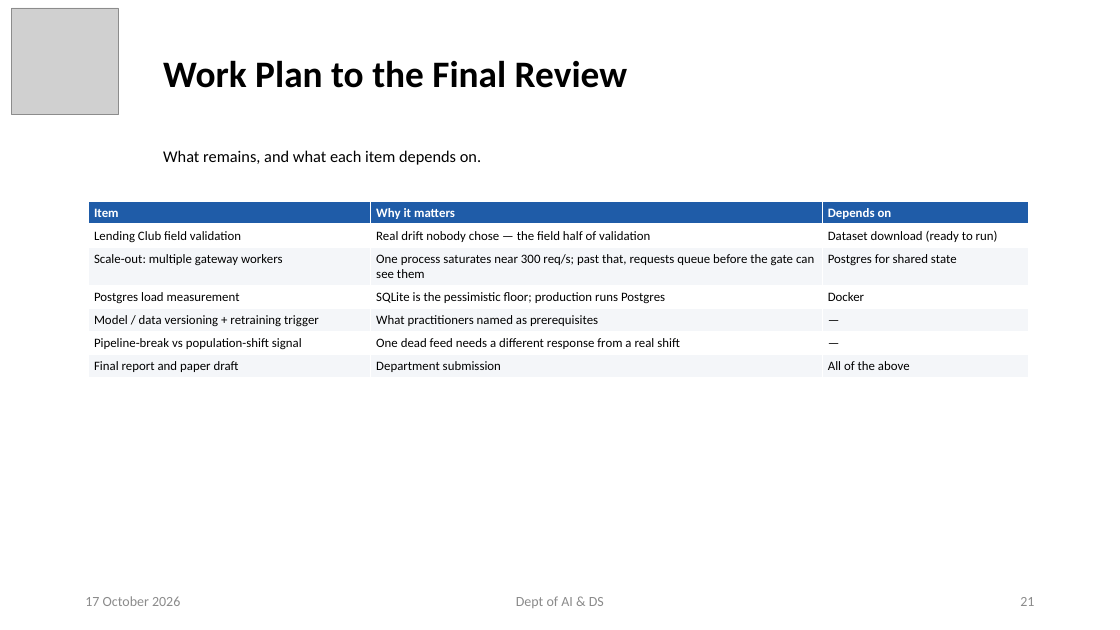
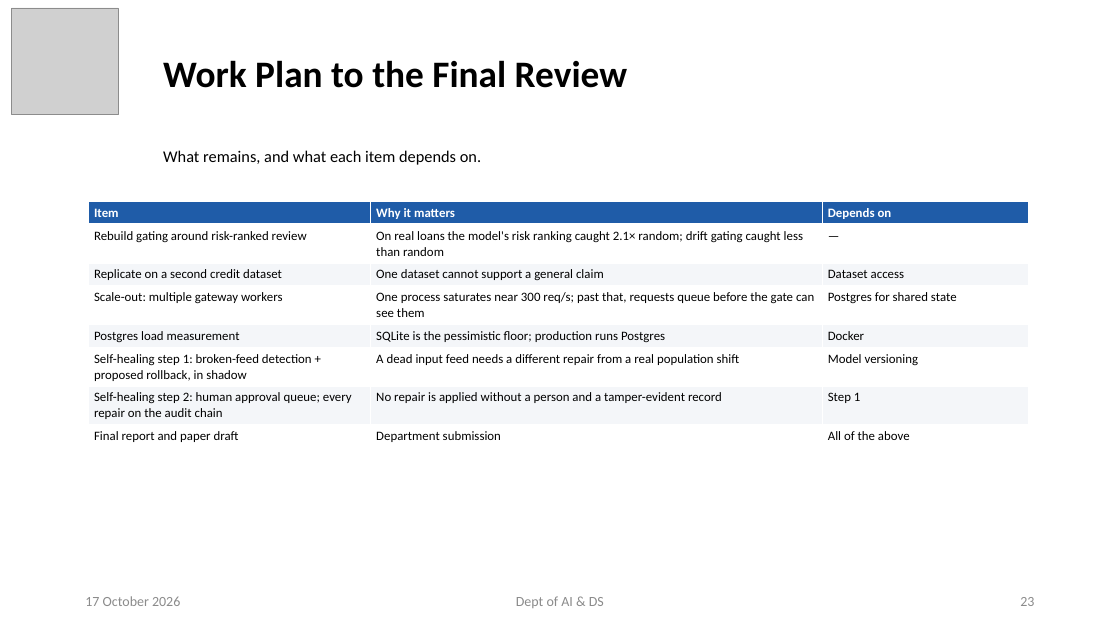
Before and after one commit to ayushpandey0201/custos, a slide deck: slide 23 of docs/presentations/Custos_Phase2_Review2.pptx (slide 21 before the commit). Drawn at 1120x630 pixels with LibreOffice and Linux fonts; fonts in the diff are those of the drawing; grey boxes stand for pictures. Boxes give left, top, right and bottom in pixels: in the first picture for what was removed or moved away, otherwise in the second. Text is boxed around its words. In the diff, an @@ line names an element or a change of style, - is before the commit and + after.

```diff
--- a/docs/presentations/Custos_Phase2_Review2.pptx
+++ b/docs/presentations/Custos_Phase2_Review2.pptx
@@ table at box(88, 202, 1029, 446) @@
-row 2: Lending Club field validation | Real drift nobody chose — the field half of validation | Dataset download (ready to run)
+row 2: Rebuild gating around risk-ranked review | On real loans the model's risk ranking caught 2.1× random; drift gating caught less than random | —
+row 3: Replicate on a second credit dataset | One dataset cannot support a general claim | Dataset access
-row 5: Model / data versioning + retraining trigger | What practitioners named as prerequisites | —
+row 6: Self-healing step 1: broken-feed detection + proposed rollback, in shadow | A dead input feed needs a different repair from a real population shift | Model versioning
-row 6: Pipeline-break vs population-shift signal | One dead feed needs a different response from a real shift | —
+row 7: Self-healing step 2: human approval queue; every repair on the audit chain | No repair is applied without a person and a tamper-evident record | Step 1
@@ page number at box(1020, 597, 1034, 606): text changed @@
-21
+23
```
Also in this commit, not shown: 8 other slides changed, 2 slides added, 6 other files.
